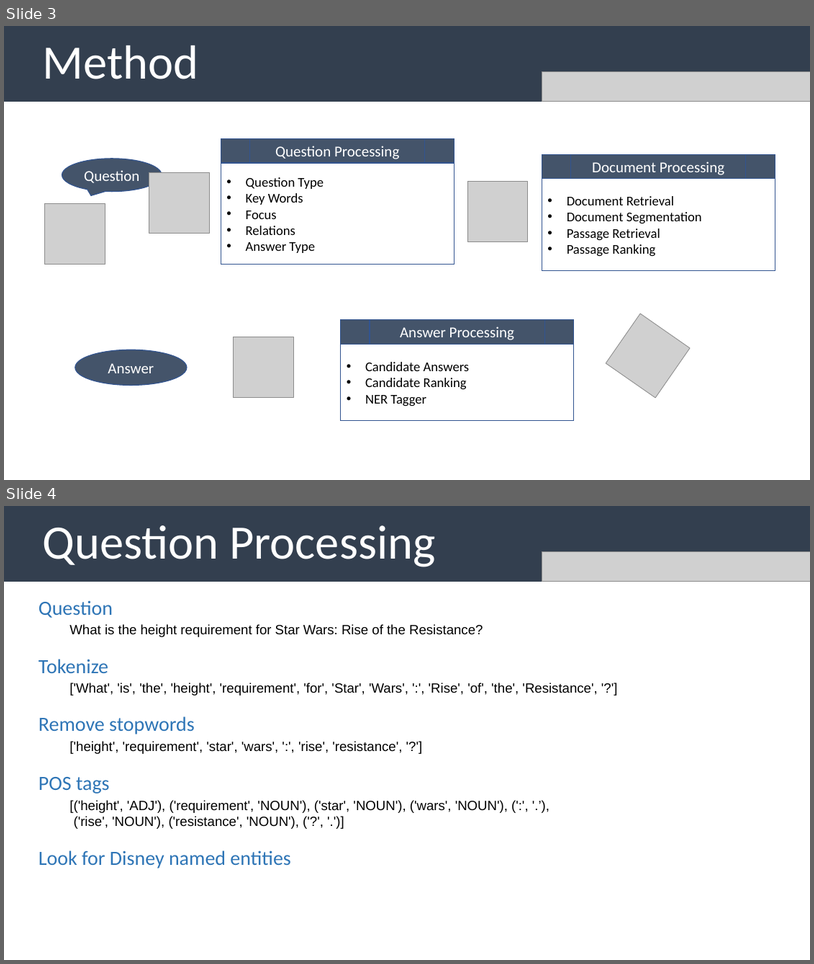
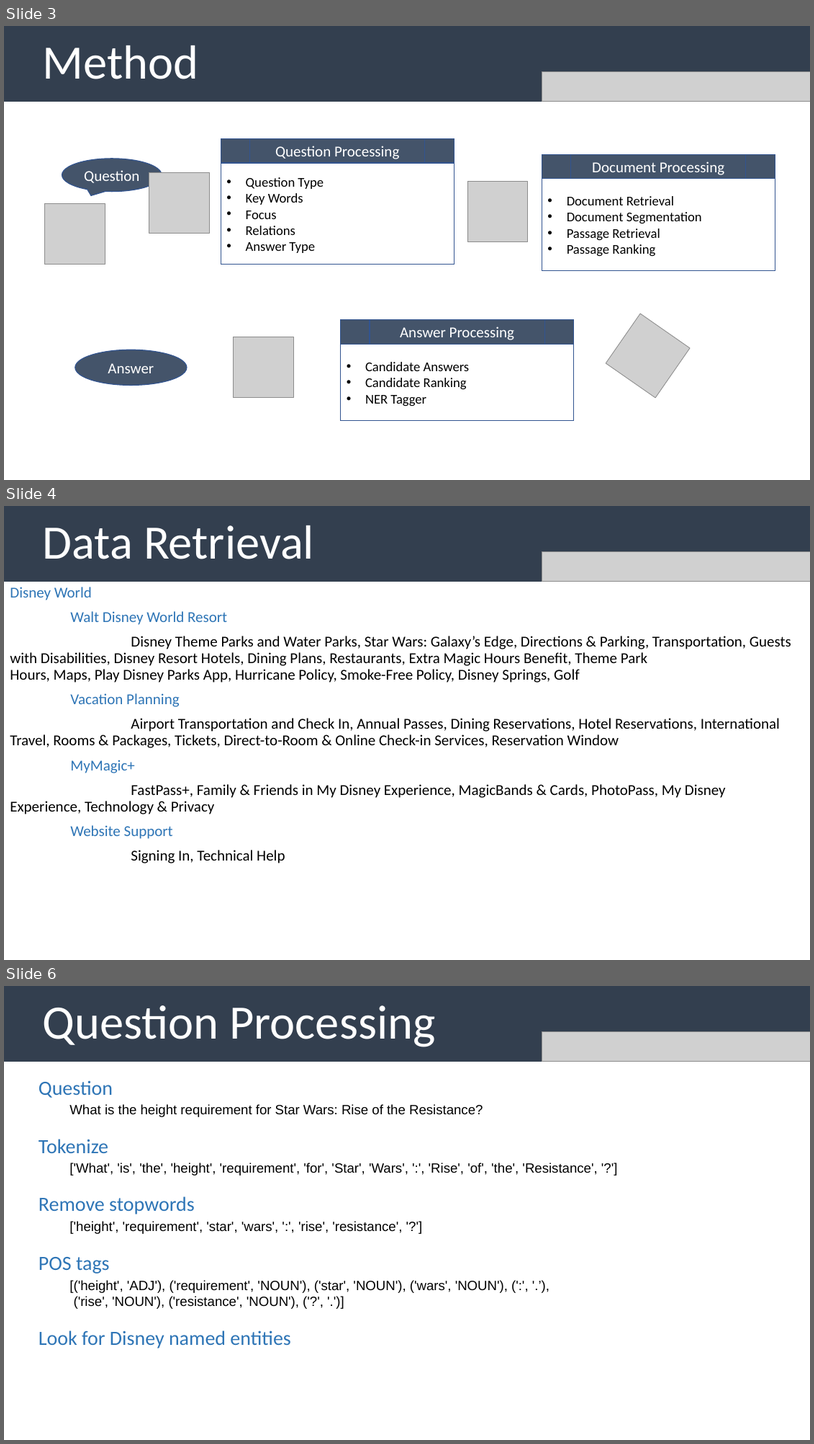
Before and after one commit to uabinf/nlp-group-project-fall-2020-disneyqanda, a slide deck: disneyqanda.pptx. Shown one above the other, each under a label of ours: slides 3 and 4 before the commit, slides 3, 4 and 6 after it; the slides between them are not shown. The pictures are 814x964 and 814x1444 pixels, drawn with LibreOffice and Linux fonts; fonts in the diff are those of the drawing; grey boxes stand for pictures. Boxes give left, top, right and bottom in pixels: in the first picture for what was removed or moved away, otherwise in the second. Text is boxed around its words. In the diff, an @@ line names an element or a change of style, - is before the commit and + after.

Commit message:
added slides

```diff
--- a/disneyqanda.pptx
+++ b/disneyqanda.pptx
@@ slide 4 added at box(4, 506, 810, 960), background #FFFFFF @@
@@ rectangle added at box(4, 506, 810, 582), fill #333F50, 57 pt, text #FFFFFF @@
+Data Retrieval
@@ picture added at box(543, 552, 810, 582) @@
@@ text added at box(10, 587, 792, 863), 18 pt, text #000000 @@
+Disney World
+Walt Disney World Resort
+Disney Theme Parks and Water Parks, Star Wars: Galaxy’s Edge, Directions & Parking, Transportation, Guests with Disabilities, Disney Resort Hotels, Dining Plans, Restaurants, Extra Magic Hours Benefit, Theme Park Hours, Maps, Play Disney Parks App, Hurricane Policy, Smoke-Free Policy, Disney Springs, Golf
+Vacation Planning
+Airport Transportation and Check In, Annual Passes, Dining Reservations, Hotel Reservations, International Travel, Rooms & Packages, Tickets, Direct-to-Room & Online Check-in Services, Reservation Window
+MyMagic+
+FastPass+, Family & Friends in My Disney Experience, MagicBands & Cards, PhotoPass, My Disney Experience, Technology & Privacy
+Website Support
+Signing In, Technical Help
@@ what was slide 4 is now slide 6 @@
```
Also in this commit, not shown: 2 other slides added.
